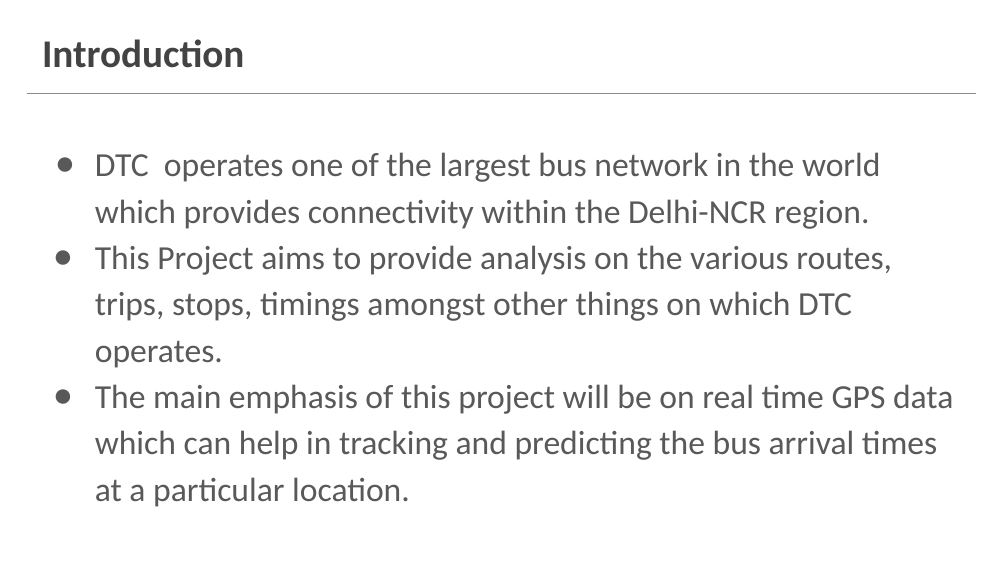
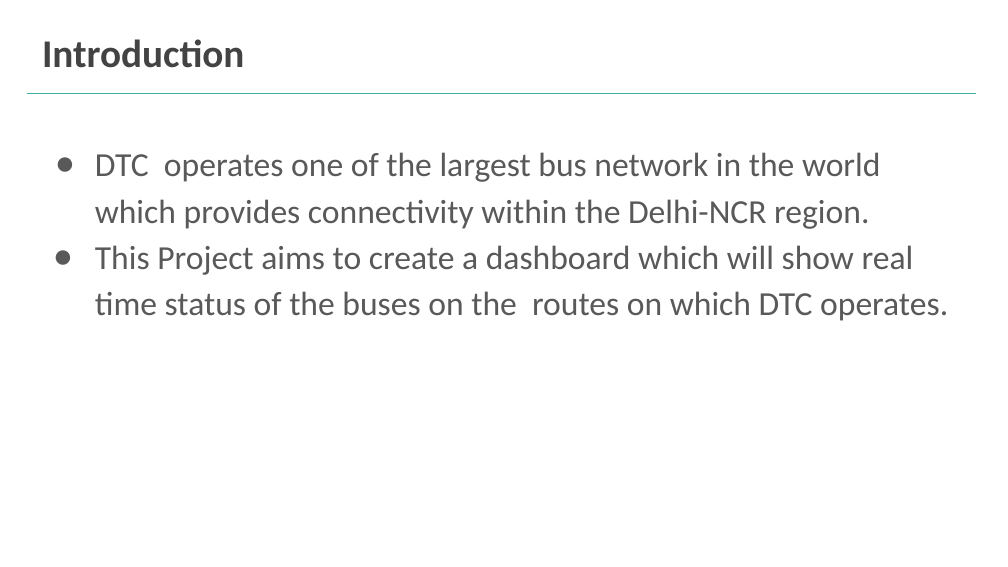
Before and after one commit to ShubhamMT20324/DPM_Project, a slide deck: slide 2 of DPM.pptx. Drawn at 1008x567 pixels with LibreOffice and Linux fonts; fonts in the diff are those of the drawing. Boxes give left, top, right and bottom in pixels: in the first picture for what was removed or moved away, otherwise in the second. Text is boxed around its words. In the diff, an @@ line names an element or a change of style, - is before the commit and + after.

```diff
--- a/DPM.pptx
+++ b/DPM.pptx
@@ text at (95, 245, 948, 321): text changed @@
-● This Project aims to provide analysis on the various routes, trips, stops, timings amongst other things on which DTC operates.
-● The main emphasis of this project will be on real time GPS data which can help in tracking and predicting the bus arrival times at a particular location.
+● This Project aims to create a dashboard which will show real time status of the buses on the routes on which DTC operates.
```
Also in this commit, not shown: 3 other slides changed.
